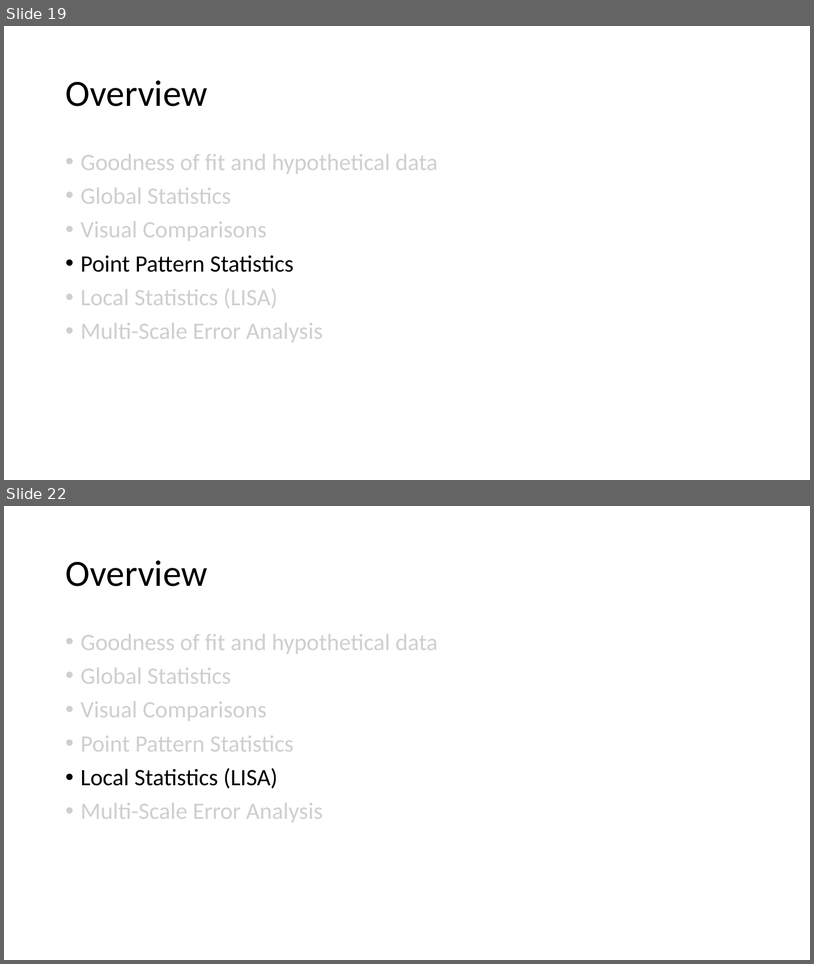
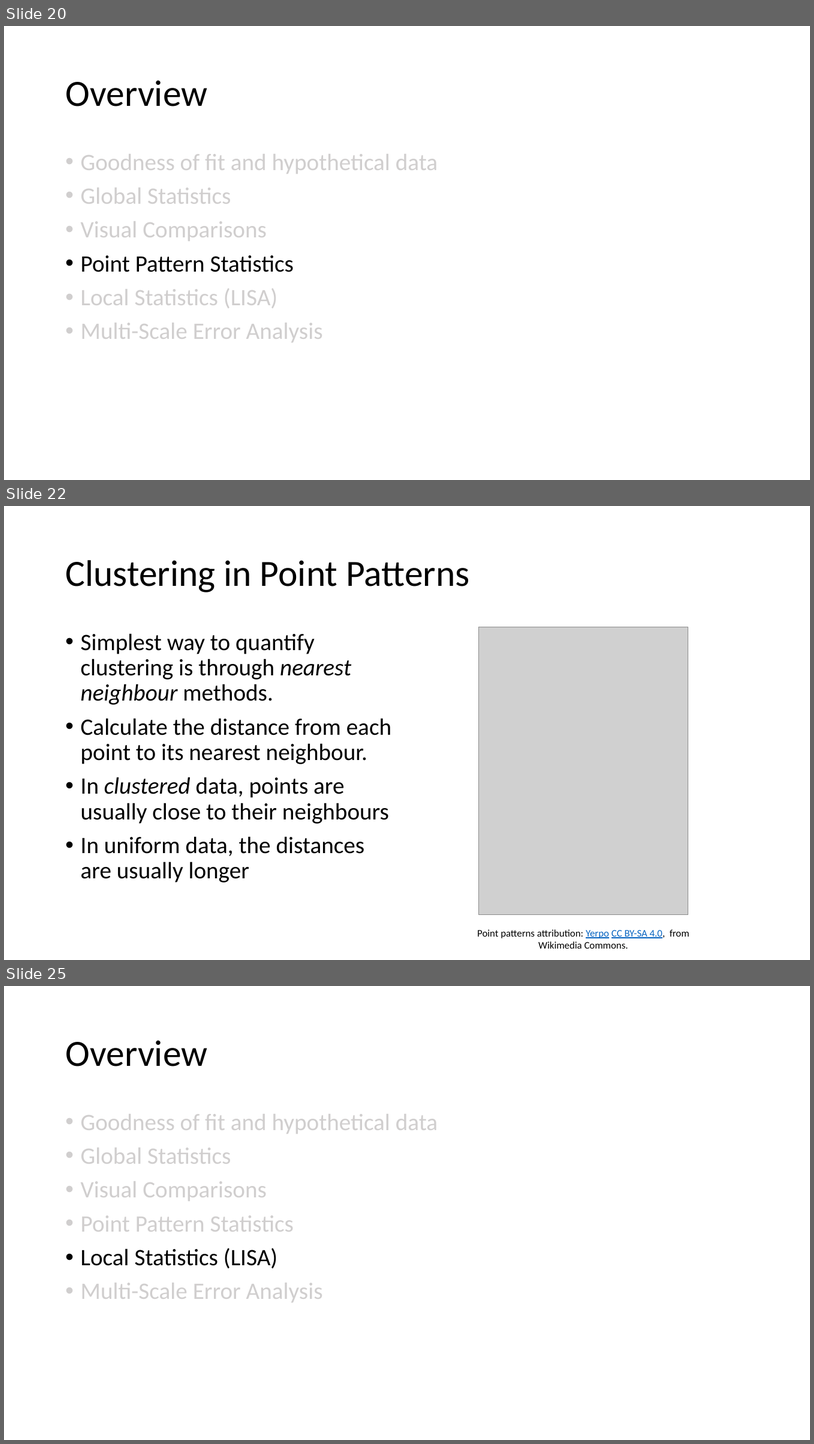
Before and after one commit to abmgis/abmgis, a slide deck: Chapter09-SpatialStatistics/Chapter9.pptx. Shown one above the other, each under a label of ours: slides 19 and 22 before the commit, slides 20, 22 and 25 after it; the slides between them are not shown. The pictures are 814x964 and 814x1444 pixels, drawn with LibreOffice and Linux fonts; fonts in the diff are those of the drawing; grey boxes stand for pictures. Boxes give left, top, right and bottom in pixels: in the first picture for what was removed or moved away, otherwise in the second. Text is boxed around its words. In the diff, an @@ line names an element or a change of style, - is before the commit and + after.

```diff
--- a/Chapter09-SpatialStatistics/Chapter9.pptx
+++ b/Chapter09-SpatialStatistics/Chapter9.pptx
@@ slide 22 added at (x1=4, y1=506, x2=810, y2=960), background #FFFFFF @@
@@ title added at (x1=65, y1=560, x2=470, y2=592), 44 pt, text #000000 @@
+Clustering in Point Patterns
@@ picture added at (x1=479, y1=627, x2=688, y2=915) @@
@@ text added at (x1=81, y1=633, x2=392, y2=882), 28 pt, text #000000 @@
+• Simplest way to quantify clustering is through nearest neighbour methods.
+• Calculate the distance from each point to its nearest neighbour.
+• In clustered data, points are usually close to their neighbours
+• In uniform data, the distances are usually longer
@@ text added at (x1=477, y1=929, x2=690, y2=948), 12 pt, text #000000 @@
+Point patterns attribution: Yerpo CC BY-SA 4.0, from Wikimedia Commons.
@@ what was slide 19 is now slide 20 @@
@@ what was slide 22 is now slide 25 @@
```
Also in this commit, not shown: 5 other slides added, 3 slides removed, 10 other files.
